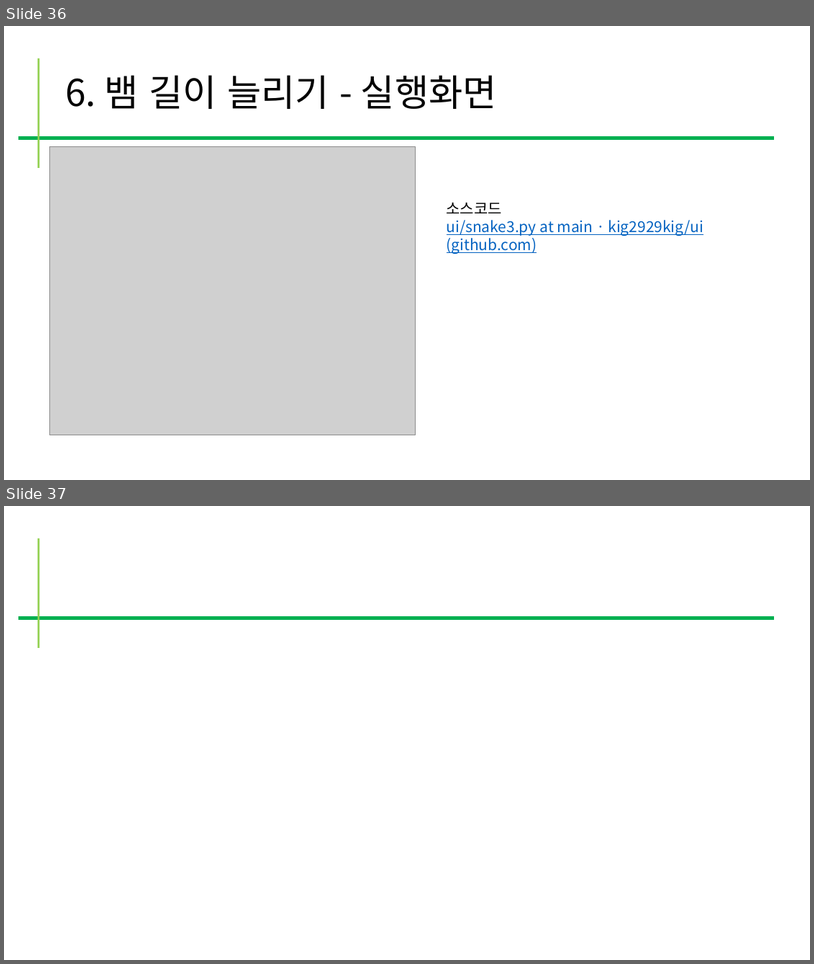
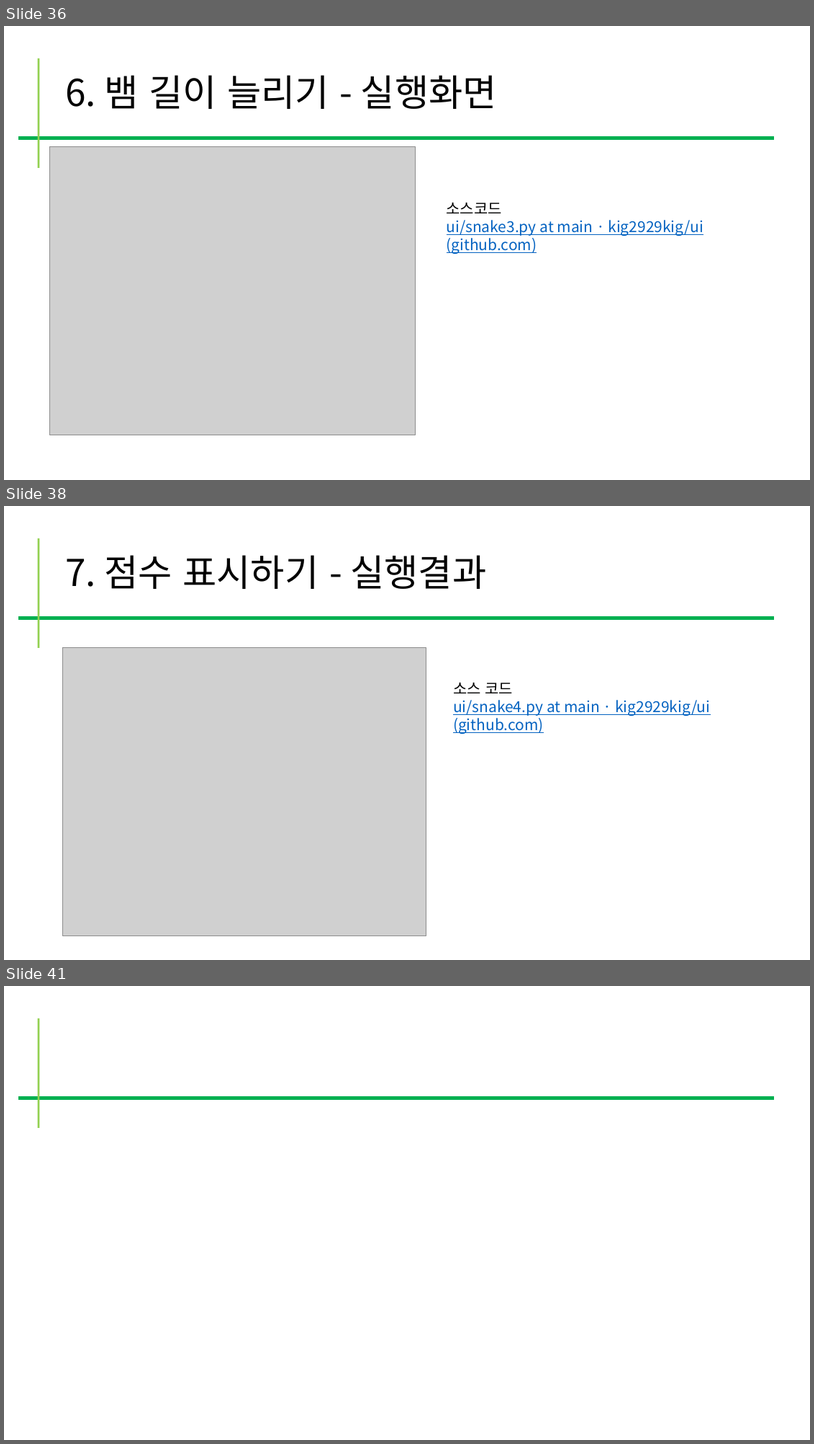
Before and after one commit to kig2929kig/ui, a slide deck: snake.pptx. Shown one above the other, each under a label of ours: slides 36 and 37 before the commit, slides 36, 38 and 41 after it; the slides between them are not shown. The pictures are 814x964 and 814x1444 pixels, drawn with LibreOffice and Linux fonts; fonts in the diff are those of the drawing; grey boxes stand for pictures. Boxes give left, top, right and bottom in pixels: in the first picture for what was removed or moved away, otherwise in the second. Text is boxed around its words. In the diff, an @@ line names an element or a change of style, - is before the commit and + after.

```diff
--- a/snake.pptx
+++ b/snake.pptx
@@ slide 38 added at box(4, 506, 810, 960), background #FFFFFF @@
@@ line added from (39, 538) to (39, 648), #92D050 2.25 pt @@
@@ title added at box(65, 555, 486, 589), 44 pt, text #000000 @@
+7. 점수 표시하기 - 실행결과
@@ line added from (18, 618) to (774, 618), #00B050 4.5 pt @@
@@ picture added at box(63, 648, 426, 936) @@
@@ text added at box(453, 682, 710, 734), 18 pt, text #0563C1, underline @@
+소스 코드
+ui/snake4.py at main · kig2929kig/ui (github.com)
@@ what was slide 37 is now slide 41 @@
```
Also in this commit, not shown: 1 slide changed, 3 other slides added, 1 slide removed.
